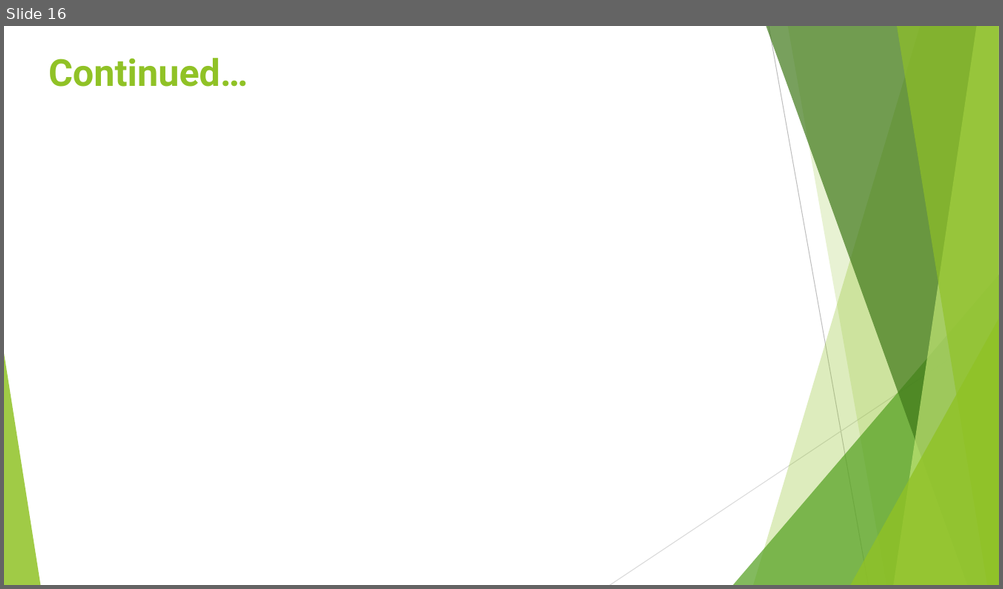
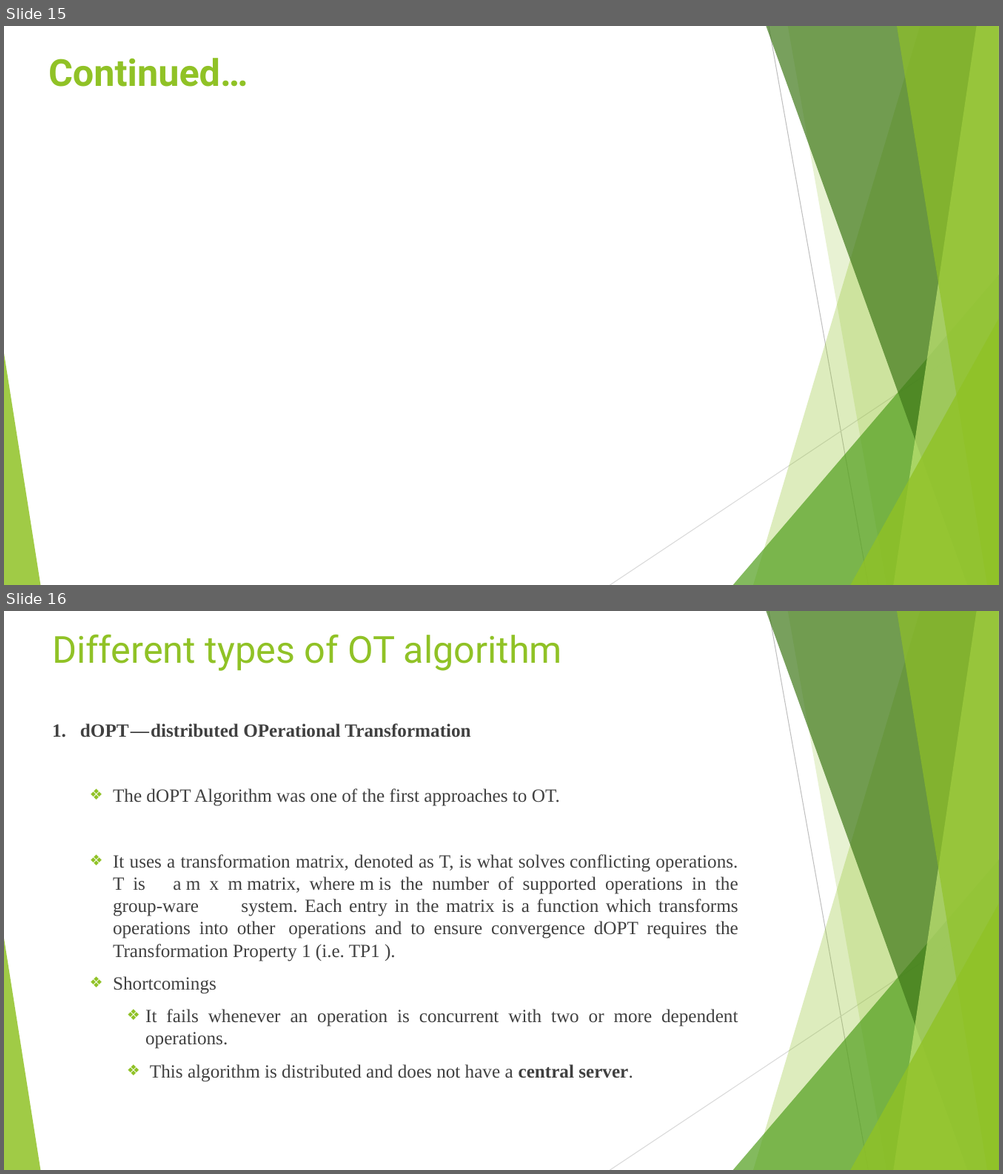
Before and after one commit to saieswari/angular, a slide deck: Operational Transformation.pptx. Shown one above the other, each under a label of ours: slide 16 before the commit, slides 15 and 16 after it. The pictures are 1003x589 and 1003x1174 pixels, drawn with LibreOffice and Linux fonts; fonts in the diff are those of the drawing; grey boxes stand for pictures. Boxes give left, top, right and bottom in pixels: in the first picture for what was removed or moved away, otherwise in the second. Text is boxed around its words. In the diff, an @@ line names an element or a change of style, - is before the commit and + after.

```diff
--- a/Operational Transformation.pptx
+++ b/Operational Transformation.pptx
@@ slide 16 added at [4,611,999,1170], background #FFFFFF; not listed: 10 template elements that a slide beside it also shows @@
@@ title added at [52,634,562,671], 36 pt, text #90C226 @@
+Different types of OT algorithm
@@ text added at [52,723,738,1082], 18 pt, text #404040 @@
+1. dOPT — distributed OPerational Transformation
+  ❖ The dOPT Algorithm was one of the first approaches to OT.
+  ❖ It uses a transformation matrix, denoted as T, is what solves conflicting operations. T is a m x m matrix, where m is the number of supported operations in the group-ware system. Each entry in the matrix is a function which transforms operations into other operations and to ensure convergence dOPT requires the Transformation Property 1 (i.e. TP1 ).
+  ❖ Shortcomings
+    ❖ It fails whenever an operation is concurrent with two or more dependent operations.
+    ❖ This algorithm is distributed and does not have a central server.
@@ what was slide 16 is now slide 15 @@
```
Also in this commit, not shown: 3 slides changed, 5 other slides added, 1 slide removed.
